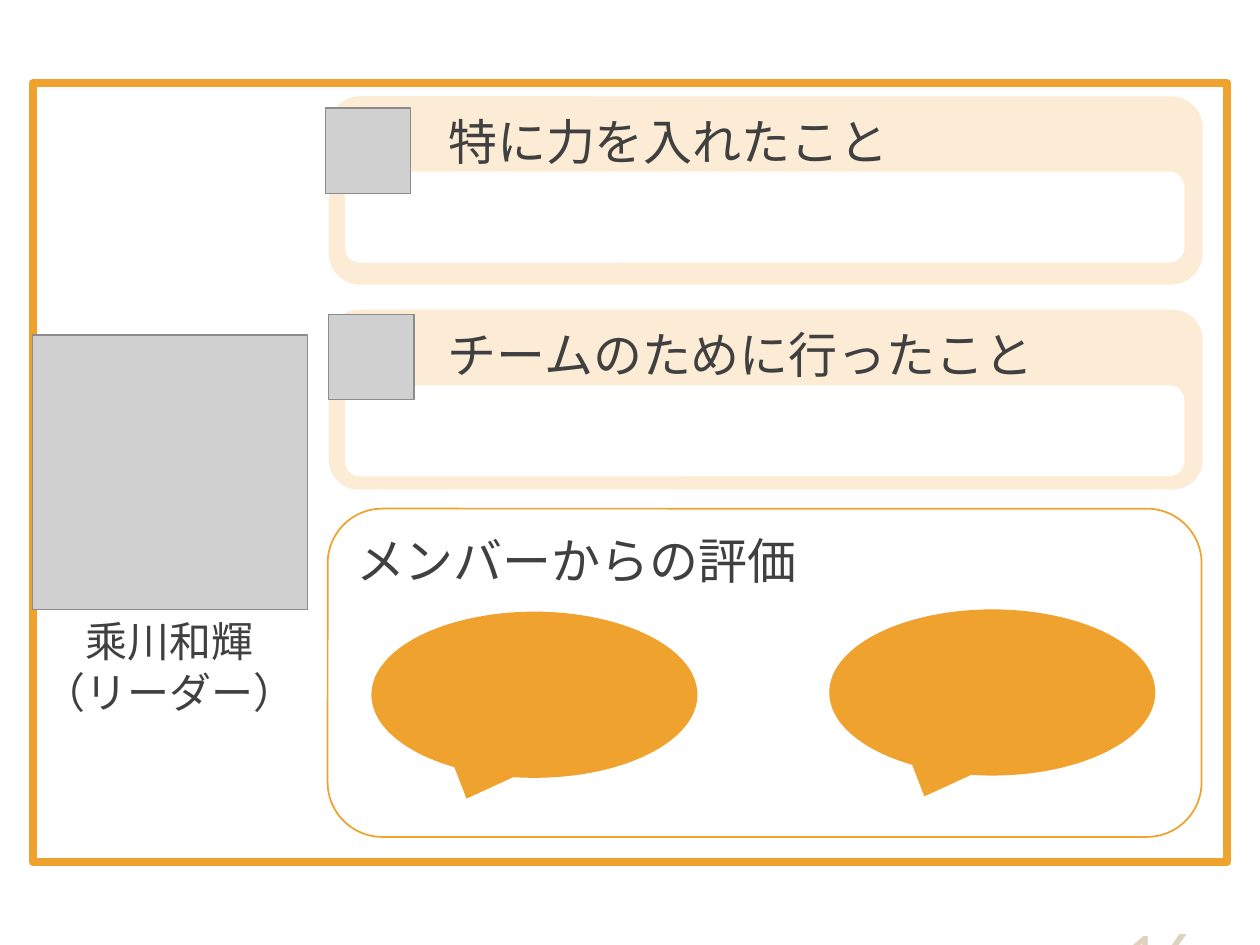
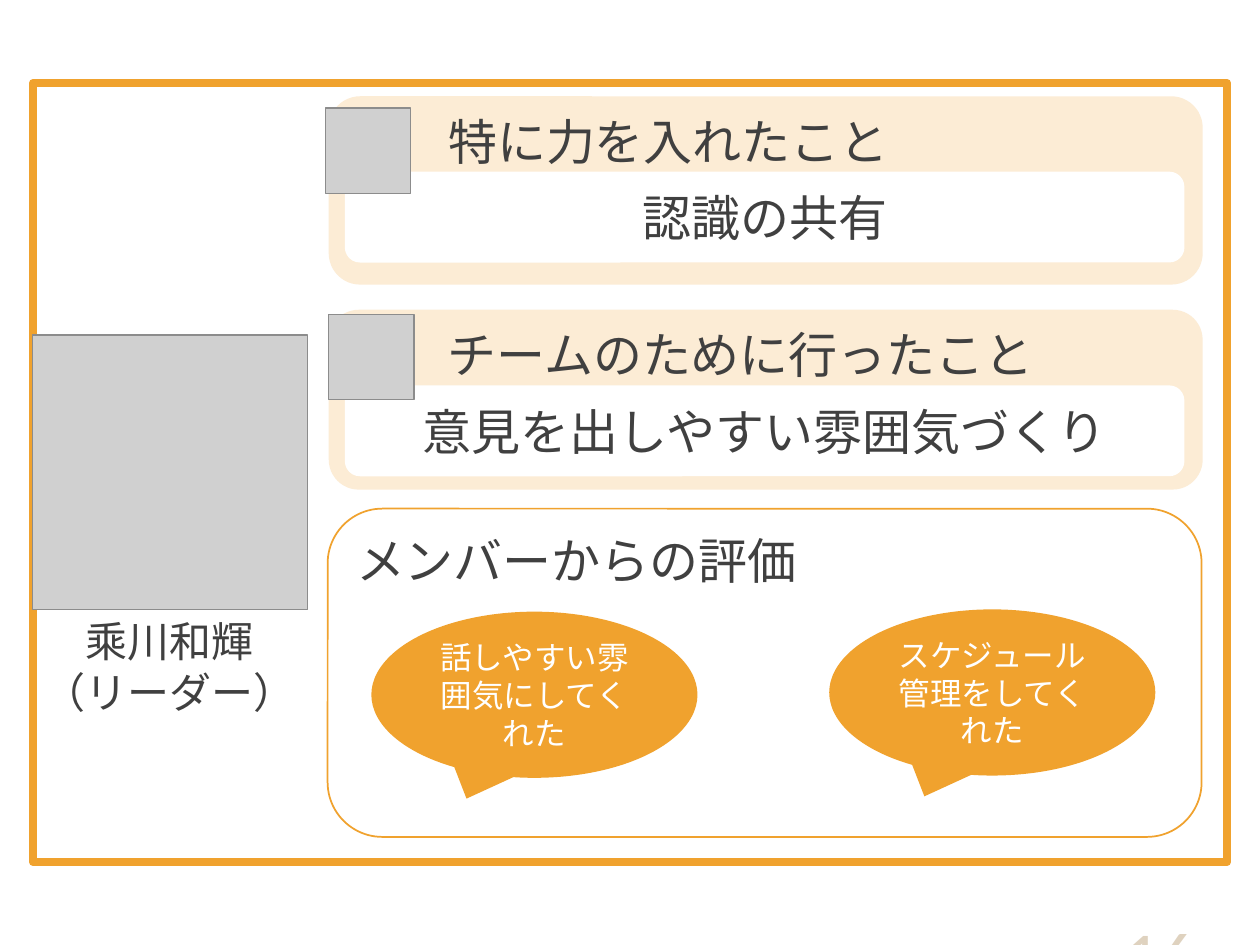
Before and after one commit to DOJO-2021/D-2, a slide deck: slide 16 of documents/プレゼン/Knowledge Holder_清書版.pptx. Drawn at 1260x945 pixels with LibreOffice and Linux fonts; fonts in the diff are those of the drawing; grey boxes stand for pictures. Boxes give left, top, right and bottom in pixels: in the first picture for what was removed or moved away, otherwise in the second. Text is boxed around its words. In the diff, an @@ line names an element or a change of style, - is before the commit and + after.

```diff
--- a/documents/プレゼン/Knowledge Holder_清書版.pptx
+++ b/documents/プレゼン/Knowledge Holder_清書版.pptx
@@ text in rounded rectangle at (642,195,887,240): text added @@
+認識の共有
@@ text in rounded rectangle at (422,409,1107,454): text added @@
+意見を出しやすい雰囲気づくり
@@ text in speech bubble at (440,643,629,747): text added @@
+話しやすい雰囲気にしてくれた
@@ text in speech bubble at (899,642,1086,744): text added @@
+スケジュール管理をしてくれた
```
Also in this commit, not shown: 6 other slides changed.
